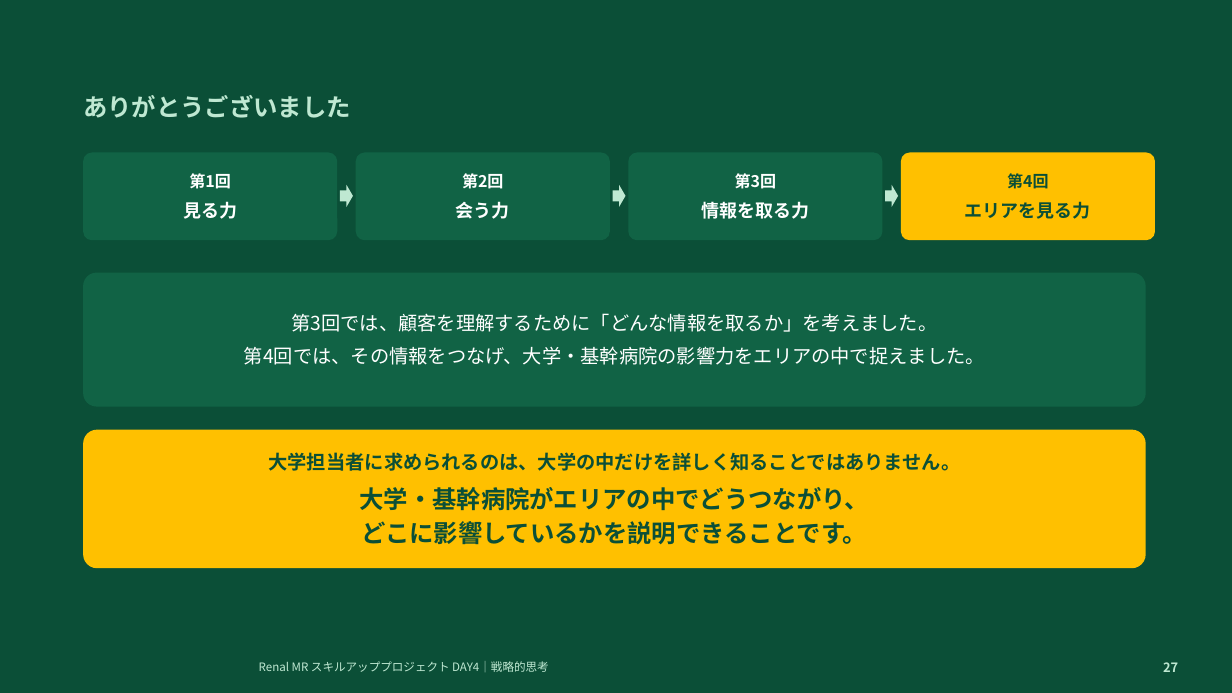
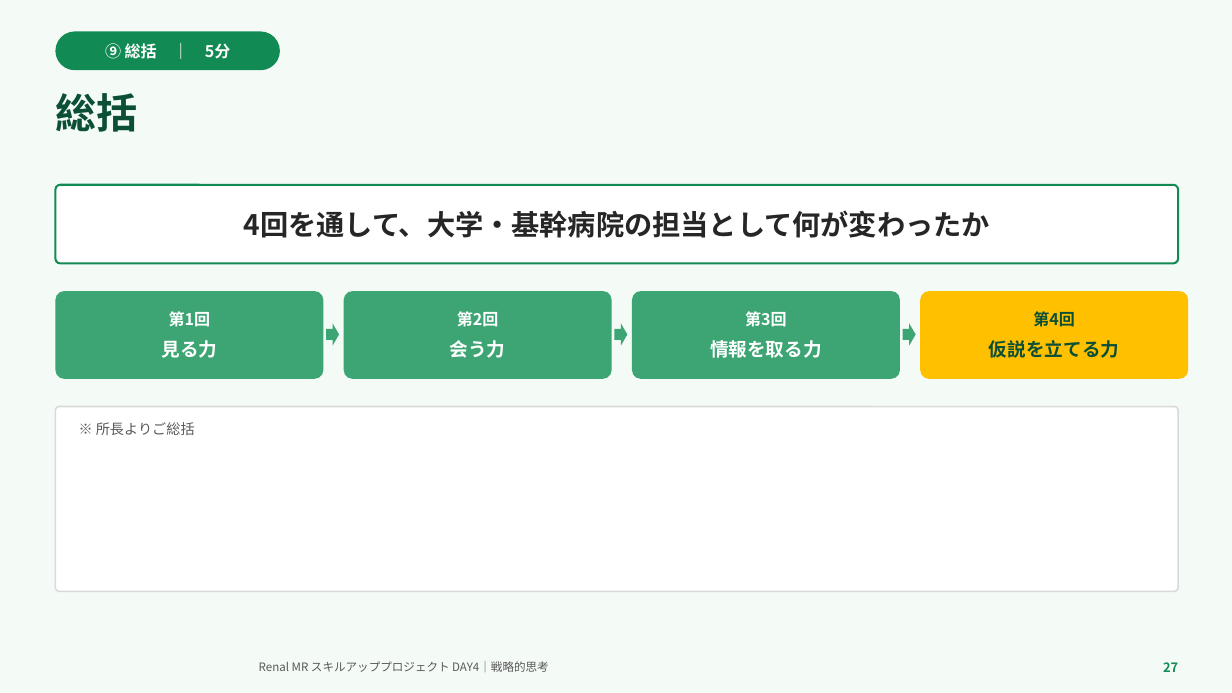
Before and after one commit to TAKUYA-1187/Claude, a slide deck: slide 27 of novartis_training/DAY4_ちょっと分かるだけで世界が変わる.pptx. Drawn at 1232x693 pixels with LibreOffice and Linux fonts; fonts in the diff are those of the drawing; background and template pictures are left out. Boxes give left, top, right and bottom in pixels: in the first picture for what was removed or moved away, otherwise in the second. Text is boxed around its words. In the diff, an @@ line names an element or a change of style, - is before the commit and + after.

```diff
--- a/novartis_training/DAY4_ちょっと分かるだけで世界が変わる.pptx
+++ b/novartis_training/DAY4_ちょっと分かるだけで世界が変わる.pptx
@@ rectangle at [0, 0, 1232, 693]: fill #0B4F37 to #F4FAF6 @@
@@ rounded rectangle added at [55, 31, 280, 70], fill #128A54, 12.5 pt, text #FFFFFF, bold @@
+⑨ 総括 ｜ 5分
@@ text added at [55, 93, 137, 132], 32 pt, text #0B4F37, bold @@
+総括
@@ text removed at [83, 95, 351, 118] @@
-ありがとうございました
@@ rounded rectangle added at [55, 185, 1178, 263], fill #FFFFFF, outline #128A54 1.6 pt, 22 pt, text #262626, bold @@
+4回を通して、大学・基幹病院の担当として何が変わったか
@@ right arrow removed at [340, 185, 353, 207] @@
@@ fill #116345 to #3DA574 in 3 elements at [344, 291, 612, 379], [632, 291, 900, 379], [55, 291, 323, 379] @@
@@ rounded rectangle "第1回": place and size @@
-rounded rectangle "第1回" at [83, 152, 337, 240]
+rounded rectangle "第1回" at [55, 291, 323, 379]
@@ rounded rectangle removed at [83, 273, 1146, 407] @@
-第3回では、顧客を理解するために「どんな情報を取るか」を考えました。
-第4回では、その情報をつなげ、大学・基幹病院の影響力をエリアの中で捉えました。
@@ rounded rectangle "第2回": place and size @@
-rounded rectangle "第2回" at [356, 152, 610, 240]
+rounded rectangle "第2回" at [344, 291, 612, 379]
@@ rounded rectangle "第3回": place and size @@
-rounded rectangle "第3回" at [628, 152, 883, 240]
+rounded rectangle "第3回" at [632, 291, 900, 379]
@@ rounded rectangle "第4回": place and size @@
-rounded rectangle "第4回" at [901, 152, 1155, 240]
+rounded rectangle "第4回" at [921, 291, 1189, 379]
@@ right arrow: place and size @@
-right arrow at [613, 185, 626, 207]
+right arrow at [326, 323, 339, 346]
@@ right arrow at [326, 323, 339, 346]: fill #BFE8D2 to #3DA574 @@
@@ right arrow at [615, 323, 628, 346]: fill #BFE8D2 to #3DA574 @@
@@ right arrow: place and size @@
-right arrow at [885, 185, 898, 207]
+right arrow at [615, 323, 628, 346]
@@ right arrow added at [903, 323, 916, 346], fill #3DA574 @@
@@ text in rounded rectangle at [161, 340, 217, 358]: size 14 to 14.5 pt in "見る力" @@
@@ text in rounded rectangle at [450, 340, 506, 358]: size 14 to 14.5 pt in "会う力" @@
@@ text in rounded rectangle at [710, 340, 822, 358]: size 14 to 14.5 pt in "情報を取る力" @@
@@ text in rounded rectangle at [989, 340, 1119, 358]: text changed; size 14 to 14.5 pt @@
-エリアを見る力
+仮説を立てる力
@@ rounded rectangle added at [55, 407, 1178, 592], fill #FFFFFF, outline #D9D9D9 1.2 pt @@
@@ rounded rectangle removed at [83, 430, 1146, 568] @@
-大学担当者に求められるのは、大学の中だけを詳しく知ることではありません。
-大学・基幹病院がエリアの中でどうつながり、
-どこに影響しているかを説明できることです。
@@ text added at [96, 422, 195, 435], 11 pt, text #595959 @@
+※ 所長よりご総括
@@ text "Renal MR スキルアッププロジェクト DAY4｜戦略的思考" at [259, 661, 549, 672]: text colour #BFE8D2 to #595959 @@
@@ text "27" at [1163, 662, 1178, 672]: text colour #BFE8D2 to #128A54 @@
```
Also in this commit, not shown: 16 other slides changed, 10 slides added, 13 slides removed, 2 other files.
